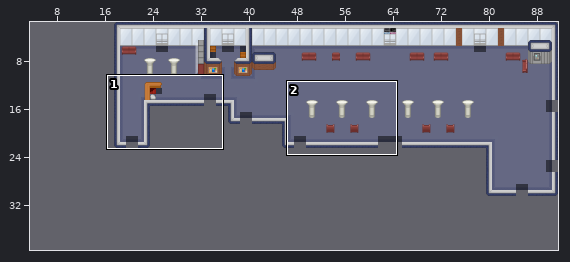
Level history. Tiled map: map/forum.tmx. Above: a wide view before the commit, with the close-up outlined.
Close-up. First the earlier version:
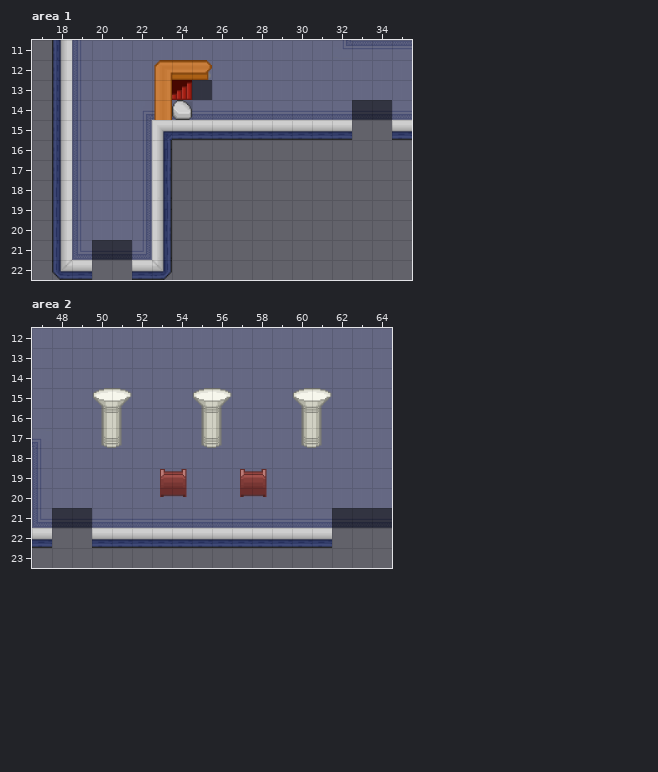
Cells are 48x48 px. Shown: area 1 x 17..35, y 11..22; area 2 x 47..64, y 12..23. The commit also changed other parts of the map, which this record leaves out. Tiles whose own drawing changed are shown in their newer look in all pictures. The old version is drawn lined up with the new one.
After:
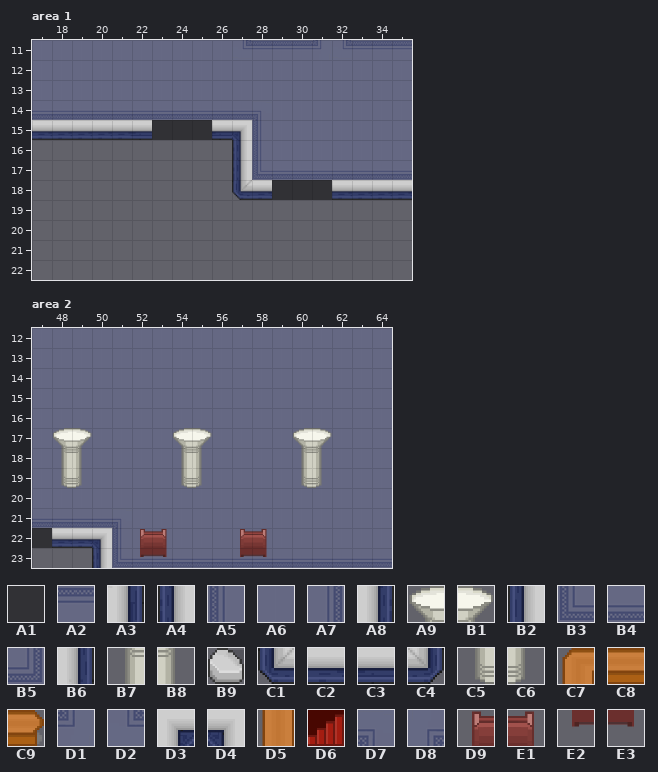
Key: from "tilesheet": A1 132, A2 149, A3 151, A4 167, A5 168, A6 169, A7 170, A8 171, A9 178, B1 179, B2 187, B3 188, B4 189, B5 190, B6 191, B7 198, B8 199, B9 200, C1 207, C2 209, C3 210, C4 211, C5 218, C6 219, C7 223, C8 224, C9 225, D1 227, D2 228, D3 229, D4 230, D5 243, D6 244, D7 247, D8 248, D9 270, E1 271, E2 290, E3 291.
__ is an empty cell.
Tiles replaced or removed in this view: A1, A3, A4, A5, A6, A7, A8, A9, B1, B2, B3, B4, B5, B6, B7, B8, B9, C1, C2, C4, C5, C6, C7, C8, C9, D3, D5, D6, D7, D8, D9, E1, E2, E3.
See-through tiles are keyed as they look on the map.
Change:
Changed rows in their new state; .. is an unchanged cell.
map size 80x32 -> 100x40 cells (old content now starts at 14,0; both pictures use the new coordinates)
Layer "floor 1", area 1:
first column x 17:
11 A6 A6 A6 .. .. .. .. .. .. .. D2 A2 A2 A2 D1 .. .. .. ..
12 A6 A6 A6 .. .. .. .. .. .. .. .. .. .. .. .. .. .. .. ..
13 A6 A6 A6 .. .. .. .. .. .. .. .. .. .. .. .. .. .. .. ..
14 B4 B4 B4 B4 B4 B4 .. .. .. .. .. D7 A6 A6 A6 A6 A6 A6 A6
15 .. .. __ __ __ __ .. .. .. .. .. A5 A6 A6 A6 A6 A6 A6 A6
16 .. .. __ __ __ __ .. .. .. .. .. A5 A6 A6 A6 A6 A6 A6 A6
17 .. .. __ __ __ __ .. .. .. .. .. B3 B4 B4 B4 B4 B4 B4 B4
18 .. .. __ __ __ __ .. .. .. .. .. .. .. .. .. .. .. .. ..
19 .. .. __ __ __ __ .. .. .. .. .. .. .. .. .. .. .. .. ..
20 .. .. __ __ __ __ .. .. .. .. .. .. .. .. .. .. .. .. ..
21 .. .. __ __ __ __ .. .. .. .. .. .. .. .. .. .. .. .. ..
Layer "map-transition", area 1:
first column x 20:
13 .. .. .. .. .. __ .. .. .. .. .. .. .. .. ..
14 .. .. .. .. .. .. .. .. .. .. .. .. .. __ __
15 .. .. .. A1 A1 A1 .. .. .. .. .. .. .. .. ..
18 .. .. .. .. .. .. .. .. .. A1 A1 A1 .. .. ..
21 __ __ .. .. .. .. .. .. .. .. .. .. .. .. ..
Layer "Murs", area 1:
first column x 17:
11 .. __ .. .. .. .. .. .. .. .. .. .. .. .. .. .. .. .. ..
12 .. __ .. .. .. .. .. .. .. .. .. .. .. .. .. .. .. .. ..
13 .. __ .. .. .. .. .. .. .. .. .. .. .. .. .. .. .. .. ..
14 .. __ .. .. .. .. .. .. .. .. .. .. .. .. .. .. .. .. ..
15 C2 C2 C2 C2 C2 C3 __ __ __ .. D4 __ __ __ __ __ .. .. __
16 .. __ .. .. .. .. __ .. .. .. A4 .. .. .. .. .. .. .. ..
17 .. __ .. .. .. .. __ .. .. .. A4 .. .. .. .. .. .. .. ..
18 .. __ .. .. .. .. __ .. .. .. C1 C2 .. .. .. C2 C2 C2 C2
19 .. __ .. .. .. .. __ .. .. .. .. .. .. .. .. .. .. .. ..
20 .. __ .. .. .. .. __ .. .. .. .. .. .. .. .. .. .. .. ..
21 .. __ .. .. .. .. __ .. .. .. .. .. .. .. .. .. .. .. ..
22 .. __ __ .. .. __ __ .. .. .. .. .. .. .. .. .. .. .. ..
Layer "Objets", area 1:
first column x 23:
12 __ __ __
13 __ __ ..
14 __ __ ..
Layer "floor 1", area 2:
first column x 47:
17 A6 .. .. .. .. .. .. .. .. .. .. .. .. .. .. .. .. ..
18 A6 .. .. .. .. .. .. .. .. .. .. .. .. .. .. .. .. ..
19 A6 .. .. .. .. .. .. .. .. .. .. .. .. .. .. .. .. ..
20 A6 .. .. .. .. .. .. .. .. .. .. .. .. .. .. .. .. ..
21 B4 .. .. .. D7 A6 A6 A6 A6 A6 A6 A6 A6 A6 A6 A6 A6 A6
22 .. .. .. .. A5 A6 A6 A6 A6 A6 A6 A6 A6 A6 A6 A6 A6 A6
23 .. .. .. .. B3 B4 B4 B4 B4 B4 B4 B4 B4 B4 B4 B4 B4 B4
Layer "floor 2", area 2:
first column x 52:
23 E2 E3 .. .. .. E2 E3
Layer "map-transition", area 2:
first column x 47:
21 .. __ __ .. .. .. .. .. .. .. .. .. .. .. .. __ __ __
22 A1 .. .. .. .. .. .. .. .. .. .. .. .. .. .. .. .. ..
Layer "Murs", area 2:
first column x 47:
22 __ C2 C2 D4 __ __ __ __ __ __ __ __ __ __ __
23 .. .. .. A4 .. .. .. .. .. .. .. .. .. .. ..
Layer "Objets", area 2:
first column x 48:
15 .. .. __ __ .. .. .. __ __ .. .. .. __ __
16 .. .. __ __ .. .. .. __ __ .. .. .. __ __
17 A9 B1 __ __ .. .. A9 B1 __ .. .. .. A9 B1
18 B7 B8 .. .. .. .. B7 B8 .. .. .. .. B7 B8
19 C5 C6 .. .. .. __ C5 C6 .. __ __ .. C5 C6
20 .. .. .. .. .. __ __ .. .. __ __ .. .. ..
22 .. .. .. .. D9 E1 .. .. .. D9 E1 .. .. ..
Boxes around the changes in both close-ups, in picture pixels (x1, y1, x2, y2):
changed: (32, 40, 212, 280)
changed: (243, 40, 321, 49)
changed: (232, 100, 412, 200)
changed: (32, 388, 392, 568)
